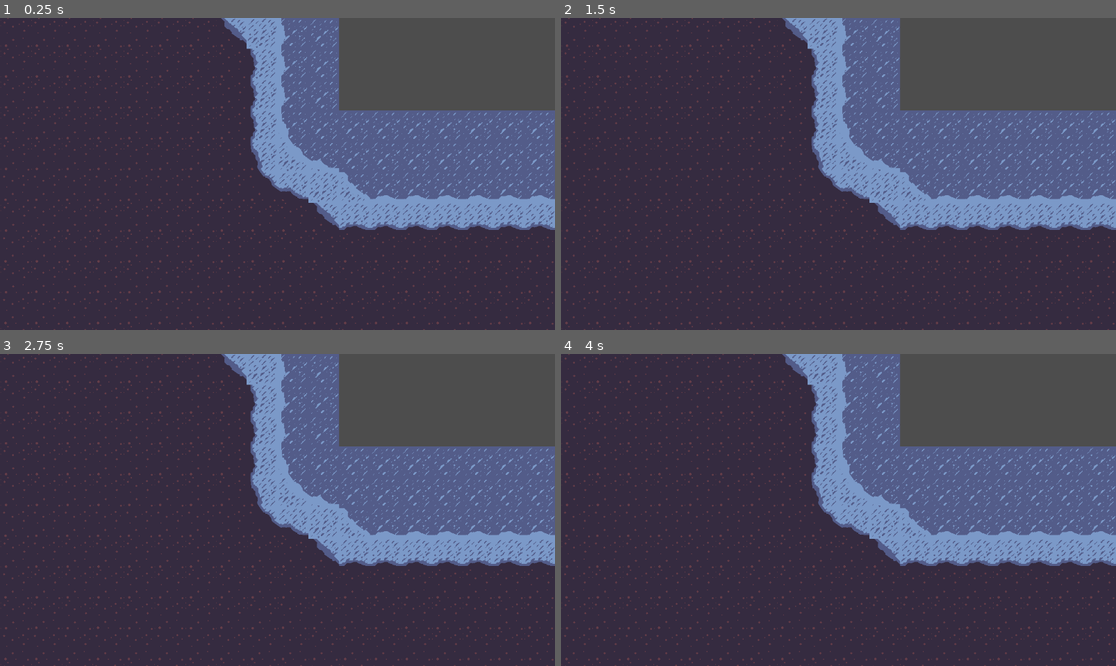
Above: before the commit, frames 1-4 (two rows, left to right).
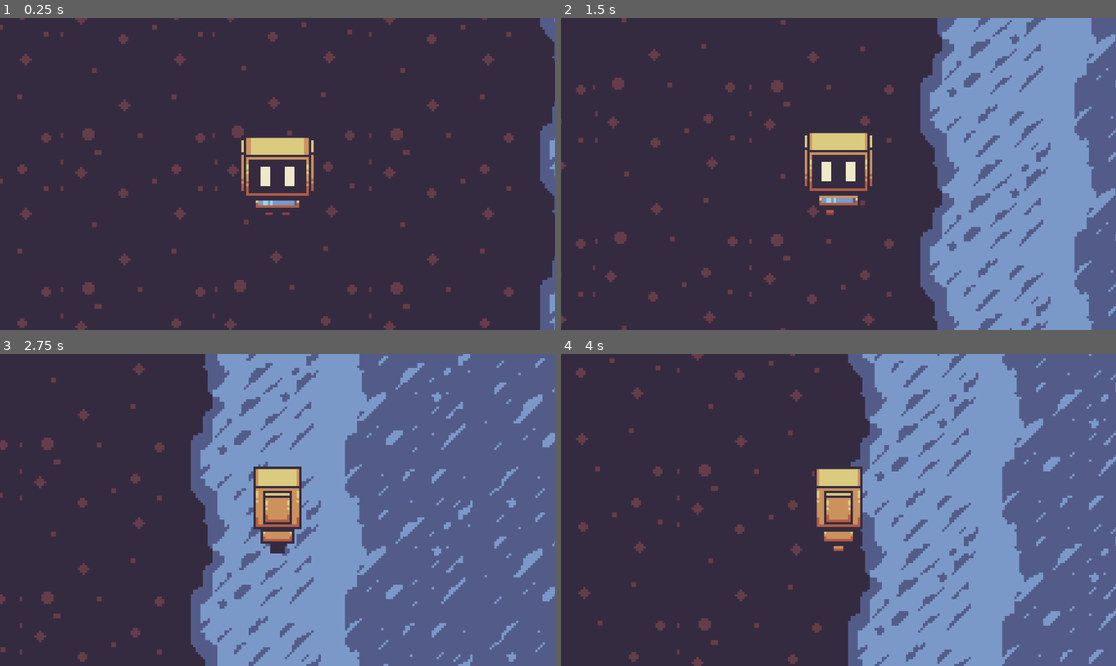
Above: after the commit, the same moments.

Repository: psalmer-balanza/soln
Game: Godot game, scene res://scenes/levels/level1.tscn
Two runs of this game, one before a commit and one after it. Both use one fixed random seed, a clock stepped at 60 frames per second and the inputs below. Before the commit the project has no main scene; this scene is started directly in both runs.
Inputs:
- Up to frame 1 (0.25 s): no input
- Up to frame 2 (1.5 s): hold Right (ui_right) 0.53-1.28 s; hold Down (ui_down) from 1.28 s (still down)
- Up to frame 3 (2.75 s): release Down (ui_down) at 2.03 s; hold Right (ui_right) from 2.03 s (still down)
- Up to frame 4 (4 s): release Right (ui_right) at 2.78 s; hold Up (ui_up) 2.78-3.53 s; hold Left (ui_left) from 3.53 s (still down)

The runs differ from the first frame. In frame 1, 39% of the frame differs, in the area x 0-100%, y 0-100%; in frame 2, 45%; in frame 3, 52%; in frame 4, 45%.

Commit message:
Add character movement
Implement movement of sprites to the main character

Diff:
--- a/project.godot
+++ b/project.godot
@@ -11,6 +11,7 @@
 [application]
 
 config/name="soln"
+run/main_scene="res://scenes/characters_scenes/main_character.tscn"
 config/features=PackedStringArray("4.3", "GL Compatibility")
 config/icon="res://icon.svg"
 
@@ -20,5 +21,6 @@
 
 [rendering]
 
+textures/canvas_textures/default_texture_filter=0
 renderer/rendering_method="gl_compatibility"
 renderer/rendering_method.mobile="gl_compatibility"
--- a/scenes/characters_scenes/main_character.tscn
+++ b/scenes/characters_scenes/main_character.tscn
@@ -1,24 +1,244 @@
-[gd_scene load_steps=4 format=3 uid="uid://50xwge6vcpc3"]
+[gd_scene load_steps=36 format=3 uid="uid://50xwge6vcpc3"]
 
 [ext_resource type="Script" path="res://scripts/character_scripts/main-character.gd" id="1_vdtrp"]
+[ext_resource type="Texture2D" uid="uid://8e0ae8uex75k" path="res://assets/main_character/mc_walk_front.png" id="2_emqss"]
+[ext_resource type="Texture2D" uid="uid://d2bqbxcw8qjy5" path="res://assets/main_character/mc_idle_front.png" id="2_ygpu0"]
+[ext_resource type="Texture2D" uid="uid://dta7ryqekyn1j" path="res://assets/main_character/mc_walk_back.png" id="3_csoht"]
+[ext_resource type="Texture2D" uid="uid://bc4n87b1tlvtf" path="res://assets/main_character/mc _walk _side.png" id="4_mkejk"]
+
+[sub_resource type="AtlasTexture" id="AtlasTexture_7731s"]
+atlas = ExtResource("2_emqss")
+region = Rect2(0, 0, 64, 64)
+
+[sub_resource type="AtlasTexture" id="AtlasTexture_bmrkr"]
+atlas = ExtResource("2_emqss")
+region = Rect2(0, 64, 64, 64)
+
+[sub_resource type="AtlasTexture" id="AtlasTexture_mrmm8"]
+atlas = ExtResource("2_emqss")
+region = Rect2(0, 128, 64, 64)
+
+[sub_resource type="AtlasTexture" id="AtlasTexture_olc6p"]
+atlas = ExtResource("2_emqss")
+region = Rect2(0, 192, 64, 64)
+
+[sub_resource type="AtlasTexture" id="AtlasTexture_10vxv"]
+atlas = ExtResource("2_emqss")
+region = Rect2(0, 256, 64, 64)
+
+[sub_resource type="AtlasTexture" id="AtlasTexture_derxv"]
+atlas = ExtResource("2_emqss")
+region = Rect2(0, 320, 64, 64)
+
+[sub_resource type="AtlasTexture" id="AtlasTexture_gcweh"]
+atlas = ExtResource("2_emqss")
+region = Rect2(0, 384, 64, 64)
+
+[sub_resource type="AtlasTexture" id="AtlasTexture_8bskr"]
+atlas = ExtResource("2_emqss")
+region = Rect2(0, 448, 64, 64)
+
+[sub_resource type="AtlasTexture" id="AtlasTexture_ccmvf"]
+atlas = ExtResource("2_ygpu0")
+region = Rect2(0, 0, 64, 64)
+
+[sub_resource type="AtlasTexture" id="AtlasTexture_ty1ms"]
+atlas = ExtResource("2_ygpu0")
+region = Rect2(0, 64, 64, 64)
+
+[sub_resource type="AtlasTexture" id="AtlasTexture_5ymvx"]
+atlas = ExtResource("2_ygpu0")
+region = Rect2(0, 128, 64, 64)
+
+[sub_resource type="AtlasTexture" id="AtlasTexture_jmfbc"]
+atlas = ExtResource("2_ygpu0")
+region = Rect2(0, 192, 64, 64)
+
+[sub_resource type="AtlasTexture" id="AtlasTexture_bjso7"]
+atlas = ExtResource("4_mkejk")
+region = Rect2(0, 0, 64, 64)
+
+[sub_resource type="AtlasTexture" id="AtlasTexture_7641p"]
+atlas = ExtResource("4_mkejk")
+region = Rect2(0, 64, 64, 64)
+
+[sub_resource type="AtlasTexture" id="AtlasTexture_o5lws"]
+atlas = ExtResource("4_mkejk")
+region = Rect2(0, 128, 64, 64)
+
+[sub_resource type="AtlasTexture" id="AtlasTexture_51t6s"]
+atlas = ExtResource("4_mkejk")
+region = Rect2(0, 192, 64, 64)
+
+[sub_resource type="AtlasTexture" id="AtlasTexture_5puau"]
+atlas = ExtResource("4_mkejk")
+region = Rect2(0, 256, 64, 64)
+
+[sub_resource type="AtlasTexture" id="AtlasTexture_nl6wn"]
+atlas = ExtResource("4_mkejk")
+region = Rect2(0, 320, 64, 64)
+
+[sub_resource type="AtlasTexture" id="AtlasTexture_fbav7"]
+atlas = ExtResource("4_mkejk")
+region = Rect2(0, 384, 64, 64)
+
+[sub_resource type="AtlasTexture" id="AtlasTexture_xdyue"]
+atlas = ExtResource("4_mkejk")
+region = Rect2(0, 448, 64, 64)
+
+[sub_resource type="AtlasTexture" id="AtlasTexture_0657c"]
+atlas = ExtResource("3_csoht")
+region = Rect2(0, 0, 64, 64)
+
+[sub_resource type="AtlasTexture" id="AtlasTexture_aooh0"]
+atlas = ExtResource("3_csoht")
+region = Rect2(0, 64, 64, 64)
+
+[sub_resource type="AtlasTexture" id="AtlasTexture_itsio"]
+atlas = ExtResource("3_csoht")
+region = Rect2(0, 128, 64, 64)
+
+[sub_resource type="AtlasTexture" id="AtlasTexture_52cd0"]
+atlas = ExtResource("3_csoht")
+region = Rect2(0, 192, 64, 64)
+
+[sub_resource type="AtlasTexture" id="AtlasTexture_rdb0m"]
+atlas = ExtResource("3_csoht")
+region = Rect2(0, 256, 64, 64)
+
+[sub_resource type="AtlasTexture" id="AtlasTexture_sxo1e"]
+atlas = ExtResource("3_csoht")
+region = Rect2(0, 320, 64, 64)
+
+[sub_resource type="AtlasTexture" id="AtlasTexture_cbyix"]
+atlas = ExtResource("3_csoht")
+region = Rect2(0, 384, 64, 64)
+
+[sub_resource type="AtlasTexture" id="AtlasTexture_o5ciu"]
+atlas = ExtResource("3_csoht")
+region = Rect2(0, 448, 64, 64)
 
 [sub_resource type="SpriteFrames" id="SpriteFrames_dempq"]
 animations = [{
-"frames": [],
+"frames": [{
+"duration": 1.0,
+"texture": SubResource("AtlasTexture_7731s")
+}, {
+"duration": 1.0,
+"texture": SubResource("AtlasTexture_bmrkr")
+}, {
+"duration": 1.0,
+"texture": SubResource("AtlasTexture_mrmm8")
+}, {
+"duration": 1.0,
+"texture": SubResource("AtlasTexture_olc6p")
+}, {
+"duration": 1.0,
+"texture": SubResource("AtlasTexture_10vxv")
+}, {
+"duration": 1.0,
+"texture": SubResource("AtlasTexture_derxv")
+}, {
+"duration": 1.0,
+"texture": SubResource("AtlasTexture_gcweh")
+}, {
+"duration": 1.0,
+"texture": SubResource("AtlasTexture_8bskr")
+}],
+"loop": true,
+"name": &"down-walk",
+"speed": 8.0
+}, {
+"frames": [{
+"duration": 1.0,
+"texture": SubResource("AtlasTexture_ccmvf")
+}, {
+"duration": 1.0,
+"texture": SubResource("AtlasTexture_ty1ms")
+}, {
+"duration": 1.0,
+"texture": SubResource("AtlasTexture_5ymvx")
+}, {
+"duration": 1.0,
+"texture": SubResource("AtlasTexture_jmfbc")
+}],
 "loop": true,
 "name": &"idle",
-"speed": 5.0
+"speed": 8.0
+}, {
+"frames": [{
+"duration": 1.0,
+"texture": SubResource("AtlasTexture_bjso7")
+}, {
+"duration": 1.0,
+"texture": SubResource("AtlasTexture_7641p")
+}, {
+"duration": 1.0,
+"texture": SubResource("AtlasTexture_o5lws")
+}, {
+"duration": 1.0,
+"texture": SubResource("AtlasTexture_51t6s")
+}, {
+"duration": 1.0,
+"texture": SubResource("AtlasTexture_5puau")
+}, {
+"duration": 1.0,
+"texture": SubResource("AtlasTexture_nl6wn")
+}, {
+"duration": 1.0,
+"texture": SubResource("AtlasTexture_fbav7")
+}, {
+"duration": 1.0,
+"texture": SubResource("AtlasTexture_xdyue")
+}],
+"loop": true,
+"name": &"side-walk",
+"speed": 8.0
+}, {
+"frames": [{
+"duration": 1.0,
+"texture": SubResource("AtlasTexture_0657c")
+}, {
+"duration": 1.0,
+"texture": SubResource("AtlasTexture_aooh0")
+}, {
+"duration": 1.0,
+"texture": SubResource("AtlasTexture_itsio")
+}, {
+"duration": 1.0,
+"texture": SubResource("AtlasTexture_52cd0")
+}, {
+"duration": 1.0,
+"texture": SubResource("AtlasTexture_rdb0m")
+}, {
+"duration": 1.0,
+"texture": SubResource("AtlasTexture_sxo1e")
+}, {
+"duration": 1.0,
+"texture": SubResource("AtlasTexture_cbyix")
+}, {
+"duration": 1.0,
+"texture": SubResource("AtlasTexture_o5ciu")
+}],
+"loop": true,
+"name": &"up-walk",
+"speed": 8.0
 }]
 
-[sub_resource type="RectangleShape2D" id="RectangleShape2D_b3kgg"]
+[sub_resource type="CapsuleShape2D" id="CapsuleShape2D_gm5m7"]
+radius = 9.0
 
 [node name="MainCharacter" type="CharacterBody2D"]
 script = ExtResource("1_vdtrp")
 
 [node name="AnimatedSprite2D" type="AnimatedSprite2D" parent="."]
 sprite_frames = SubResource("SpriteFrames_dempq")
-animation = &"idle"
+animation = &"side-walk"
+frame_progress = 0.633929
 
 [node name="CollisionShape2D" type="CollisionShape2D" parent="."]
-visible = false
-shape = SubResource("RectangleShape2D_b3kgg")
+position = Vector2(0, -1)
+shape = SubResource("CapsuleShape2D_gm5m7")
+
+[node name="Camera2D" type="Camera2D" parent="."]
+zoom = Vector2(5, 5)
--- a/scenes/levels/level1.tscn
+++ b/scenes/levels/level1.tscn
@@ -8,6 +8,7 @@
 [ext_resource type="Texture2D" uid="uid://bwvhwcb2fuugq" path="res://assets/floor_1/swamp/Mushroom Sets.png" id="7_g3ign"]
 [ext_resource type="Texture2D" uid="uid://bia66rxdv45if" path="res://assets/floor_1/cave_1/Firee.png" id="7_lox45"]
 [ext_resource type="Texture2D" uid="uid://elh5saf6uhsk" path="res://assets/floor_1/raket_house/Blacksmith Tileset.png" id="8_lsx5v"]
+[ext_resource type="PackedScene" uid="uid://50xwge6vcpc3" path="res://scenes/characters_scenes/main_character.tscn" id="9_g2wvt"]
 
 [sub_resource type="TileSetAtlasSource" id="TileSetAtlasSource_vd82r"]
 texture = ExtResource("1_ceyh7")
@@ -2963,7 +2964,6 @@
 sources/0 = SubResource("TileSetAtlasSource_tuxcb")
 
 [sub_resource type="CompressedTexture2D" id="CompressedTexture2D_5nclk"]
-load_path = "res://.godot/imported/Deep Water Decorated.png-2dcd3b309d84e1257bb7843f7392a6db.ctex"
 
 [sub_resource type="TileSetAtlasSource" id="TileSetAtlasSource_ikx7e"]
 texture = SubResource("CompressedTexture2D_5nclk")
@@ -7826,3 +7826,6 @@
 [node name="cave" type="TileMapLayer" parent="."]
 tile_map_data = PackedByteArray("AAAnABgAAAAAAAUAAAAoABgAAAABAAUAAAAnABkAAAAAAAUAAAAoABkAAAABAAUAAAAnABoAAAAAAAUAAAAoAB …(2064 unchanged characters)…
 tile_set = SubResource("TileSet_8ydrn")
+
+[node name="MainCharacter" parent="." instance=ExtResource("9_g2wvt")]
+position = Vector2(27, -950)
--- a/scripts/character_scripts/main-character.gd
+++ b/scripts/character_scripts/main-character.gd
@@ -1,6 +1,6 @@
 extends CharacterBody2D
 
-const SPEED = 250.0
+const SPEED = 100.0
 
 var player_state
 
@@ -8,12 +8,16 @@
 	pass
 
 func _physics_process(delta):
-	var direction = Input.get_vector("left", "right", "up", "down")
+	var direction = Input.get_vector("ui_left", "ui_right", "ui_up", "ui_down")
 
 	if direction.x == 0 and direction.y == 0:
 		player_state = "idle"
 	elif direction.x != 0 or direction.y != 0:
 		player_state = "walking"
+		if direction.x != 0:
+			direction.y = 0
+		if direction.y != 0:
+			direction.x = 0
 
 	velocity = direction * SPEED
 	move_and_slide()
@@ -30,8 +34,10 @@
 		if dir.y == -1:
 			$AnimatedSprite2D.play("up-walk")
 		if dir.x == 1:
-			$AnimatedSprite2D.play("right-side-walk")
+			$AnimatedSprite2D.play("side-walk")
+			$AnimatedSprite2D.scale.x = 1
 		if dir.y == 1:
 			$AnimatedSprite2D.play("down-walk")
 		if dir.x == -1:
-			$AnimatedSprite2D.play("left-side-walk")
+			$AnimatedSprite2D.play("side-walk")
+			$AnimatedSprite2D.scale.x = -1
Renamed: assets/main_character/mc walk side.png -> assets/main_character/mc _walk _side.png
Not shown, changed: assets/main_character/mc _walk _side.png.import
Renamed: assets/main_character/mc idle back.png -> assets/main_character/mc_idle_back.png
Not shown, changed: assets/main_character/mc_idle_back.png.import
Renamed: assets/main_character/mc idle front.png -> assets/main_character/mc_idle_front.png
Not shown, changed: assets/main_character/mc_idle_front.png.import
Renamed: assets/main_character/mc idle side.png -> assets/main_character/mc_idle_side.png
Not shown, changed: assets/main_character/mc_idle_side.png.import
Renamed: assets/main_character/mc walk back.png -> assets/main_character/mc_walk_back.png
Not shown, changed: assets/main_character/mc_walk_back.png.import
Renamed: assets/main_character/mc walk front.png -> assets/main_character/mc_walk_front.png
Not shown, changed: assets/main_character/mc_walk_front.png.import
(and 1 more such lines)
